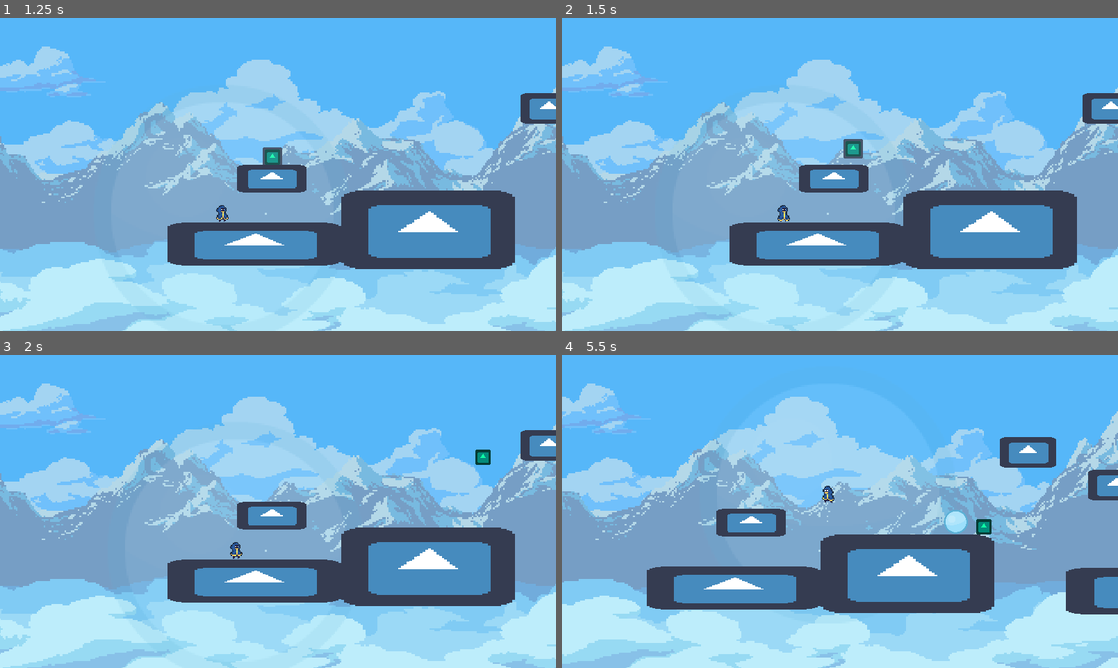
Above: before the commit, frames 1-4 (two rows, left to right).
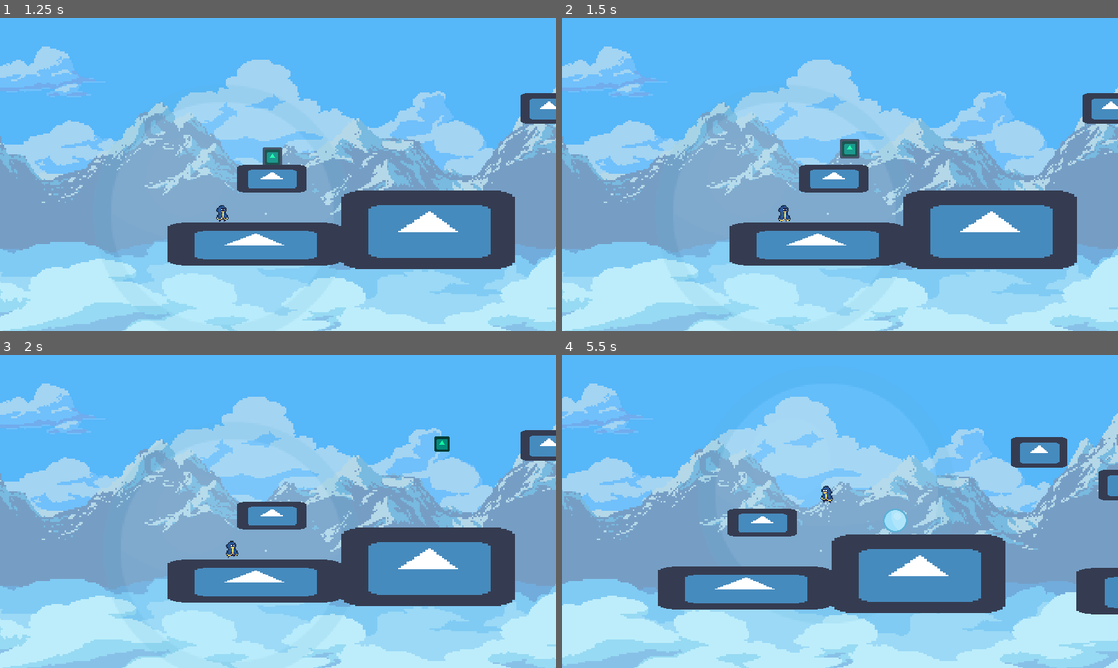
Above: after the commit, the same moments.

Repository: Vicentendistes/Juego-jueg-n-juegazo
Game: Godot game, scene res://ui/main_menu.tscn
Same seed, same stepped clock (60 frames per second), same inputs: the game is played once before the commit and once after it. The engine's default icon, where the game draws it, is replaced by a stand-in: a white triangle on a blue panel in a dark square.
Inputs (mouse positions are in pixels of both pictures, inside the frame that each line leads up to):
- Up to frame 1 (1.25 s): click "Play" at 0.5 s
- Up to frame 2 (1.5 s): move the mouse to (962, 158) at 1.27 s; hold D (move_right) from 1.28 s (still down); hold Right (push) from 1.28 s (still down)
- Up to frame 3 (2 s): keep holding D (move_right); keep holding Right (push); tap Space (jump) at 1.52 s
- Up to frame 4 (5.5 s): move the mouse to (728, 527) at 2.02 s; release Right (push) at 2.03 s; tap Left (attract) at 2.1, 5.1 s; tap Space (jump) at 2.27, 3.77, 4.52, 5.27 s; tap Right (push) at 2.3, 3.05, 3.6, 5.3 s; move the mouse to (895, 442) at 2.77 s; release D (move_right) at 2.78 s; press the mouse at (895, 442) at 2.78 s; hold A (move_left) 2.78-3.53 s; move the mouse to (812, 574) at 3.52 s; release the mouse at (812, 574) at 3.53 s; hold D (move_right) 3.53-5.03 s; move the mouse to (1006, 558) at 4.27 s; hold Right (push) 4.28-5.03 s; move the mouse to (673, 464) at 5.02 s; hold A (move_left) from 5.03 s (still down)

Frame 1 is identical in both runs. In frame 2, 0.2% of the frame differs, in the area x 38-55%, y 38-66%; in frame 3, 0.4%; in frame 4, 10%, in the area x 0-100%, y 9-100%.

Commit message:
imantado arreglado

Diff:
--- a/project.godot
+++ b/project.godot
@@ -7,6 +7,16 @@
 ;   param=value ; assign values to parameters
 
 config_version=4
+
+_global_script_classes=[ {
+"base": "KinematicBody2D",
+"class": "Imantado",
+"language": "GDScript",
+"path": "res://scenes/imantado.gd"
+} ]
+_global_script_class_icons={
+"Imantado": ""
+}
 
 [application]
 
--- a/scenes/Ball.tscn
+++ b/scenes/Ball.tscn
@@ -8,7 +8,7 @@
 [sub_resource type="CircleShape2D" id=1]
 radius = 23.0217
 
-[node name="Ball" type="RigidBody2D"]
+[node name="Ball" type="RigidBody2D" groups=["bodies"]]
 physics_material_override = SubResource( 2 )
 gravity_scale = 2.0
 
--- a/scenes/charlie.gd
+++ b/scenes/charlie.gd
@@ -1,5 +1,7 @@
 extends KinematicBody2D
 
+# This represents the player's inertia.
+export (int, 0, 200) var push = 20
 
 var velocity = Vector2()
 var timer = 0
@@ -11,6 +13,7 @@
 var JUMP_TIME = 0.15
 var GRAVITY = 10
 var FORCE = 23
+
 
 onready var zone = $Area2D
 onready var pivot = $Pivot
@@ -24,7 +27,10 @@
 
 
 func _physics_process(delta):
-	velocity = move_and_slide(velocity, Vector2.UP)
+	#velocity = move_and_slide(velocity, Vector2.UP)
+	velocity = move_and_slide(velocity, Vector2.UP, false, 4, PI/4, false)
+
+
 
 	var move_input = Input.get_axis("move_left", "move_right")
 	velocity.x = move_toward(velocity.x, move_input * SPEED, ACCELERATION*delta)
@@ -84,6 +90,14 @@
 			playback.travel("fall")
 
 	#==========================================[CAMERA]=========================================
+	# after calling move_and_slide()
+	for index in get_slide_count():
+		var collision = get_slide_collision(index)
+		if collision.collider is Imantado:
+			collision.collider.slide(-collision.normal * push) #KinematicBody
+
+		if collision.collider.is_in_group("bodies"):
+			collision.collider.apply_central_impulse(-collision.normal * push) #RigidBody
 
 
 
--- a/scenes/imantado.gd
+++ b/scenes/imantado.gd
@@ -1,10 +1,16 @@
 extends KinematicBody2D
 
+class_name Imantado
 
 var velocity = Vector2()
 var GRAVITY = 10
-var FORCE = 23
+var ACCELERATION = 200
 
-func _physics_process(_delta):
+func _physics_process(delta):
 	velocity = move_and_slide(velocity, Vector2.UP)
+	velocity.x = move_toward(velocity.x, 0, ACCELERATION*delta)
 	velocity.y += GRAVITY
+
+
+func slide(vector):
+	velocity.x = vector.x
